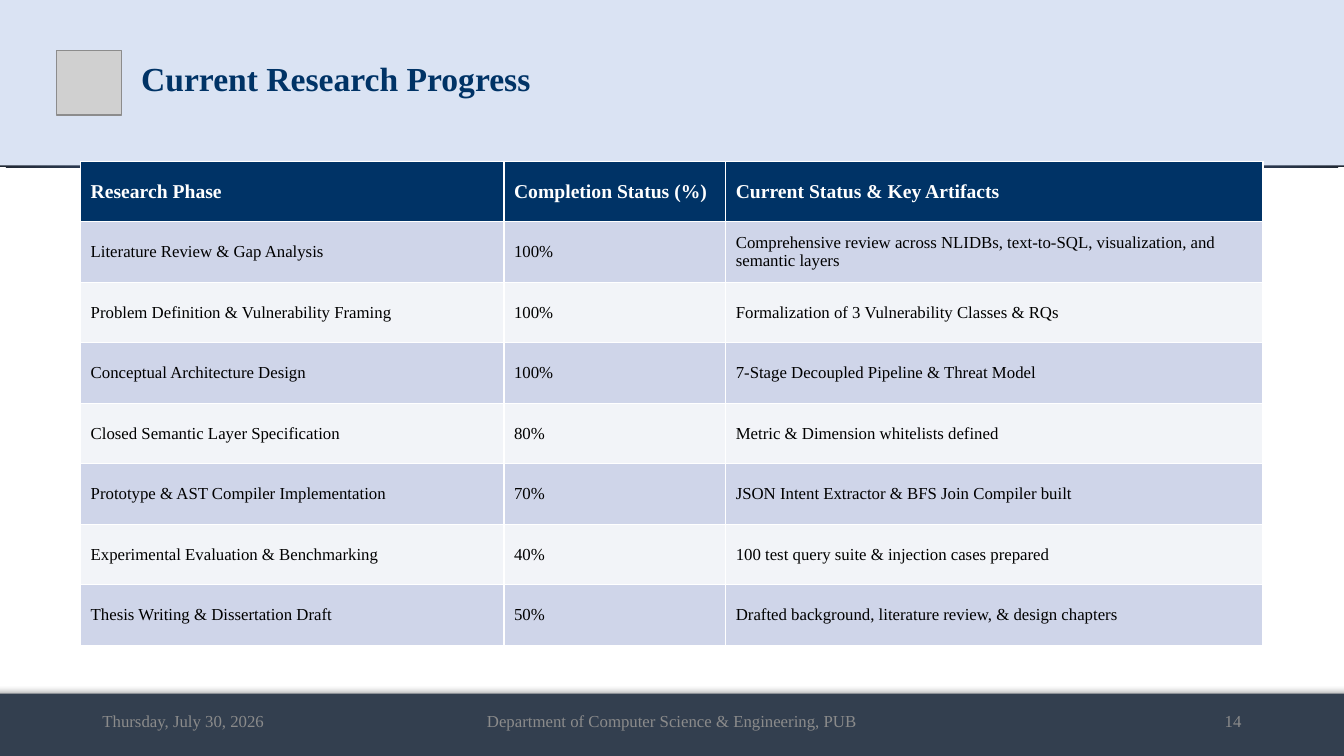
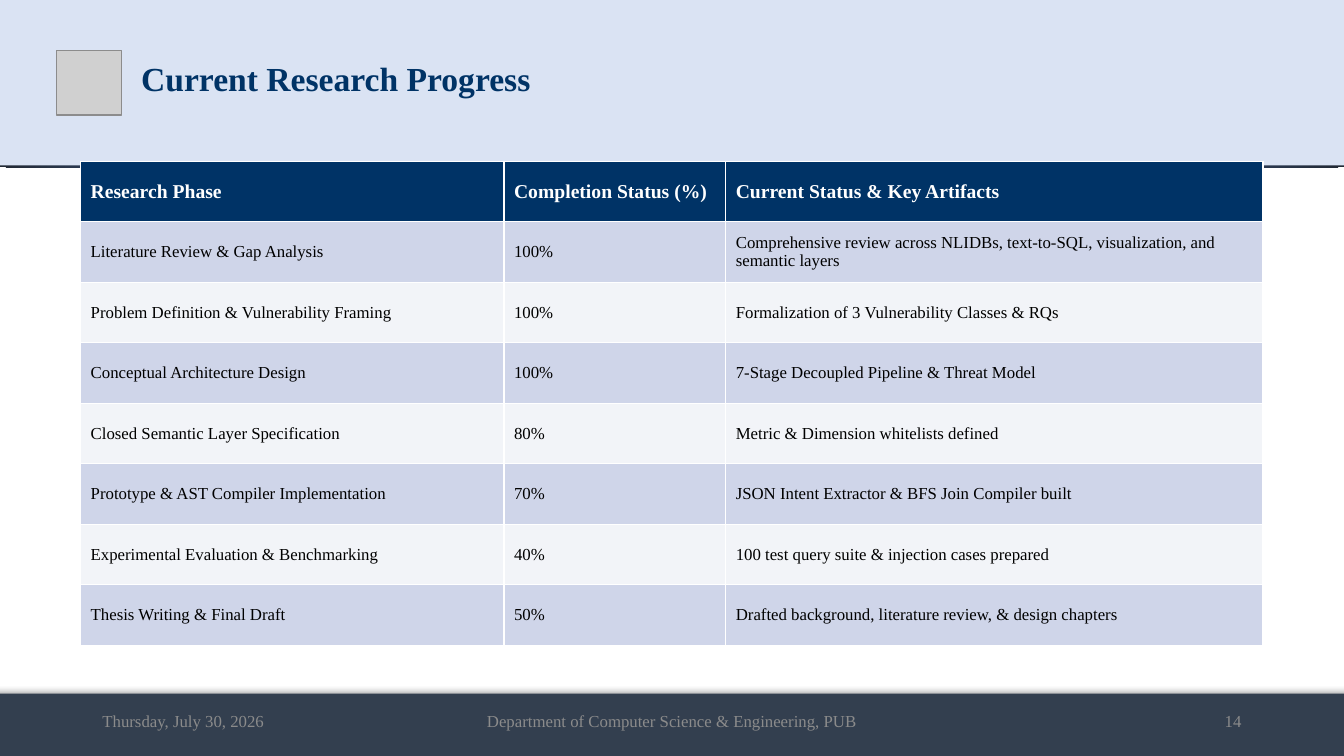
Before and after one commit to md-riaz/AEGIS-Research, a slide deck: slide 14 of docs/scripts/Md_Riaz_Mid_Defense_Final_0322310105101024.pptx. Drawn at 1344x756 pixels with LibreOffice and Linux fonts; fonts in the diff are those of the drawing; grey boxes stand for pictures. Boxes give left, top, right and bottom in pixels: in the first picture for what was removed or moved away, otherwise in the second. Text is boxed around its words. In the diff, an @@ line names an element or a change of style, - is before the commit and + after.

```diff
--- a/docs/scripts/Md_Riaz_Mid_Defense_Final_0322310105101024.pptx
+++ b/docs/scripts/Md_Riaz_Mid_Defense_Final_0322310105101024.pptx
@@ table at [81,161,1263,645] @@
-row 8, column 1: Thesis Writing & Dissertation Draft
+row 8, column 1: Thesis Writing & Final Draft
```
Also in this commit, not shown: 8 other slides changed, 1 slide added, 11 other files.
